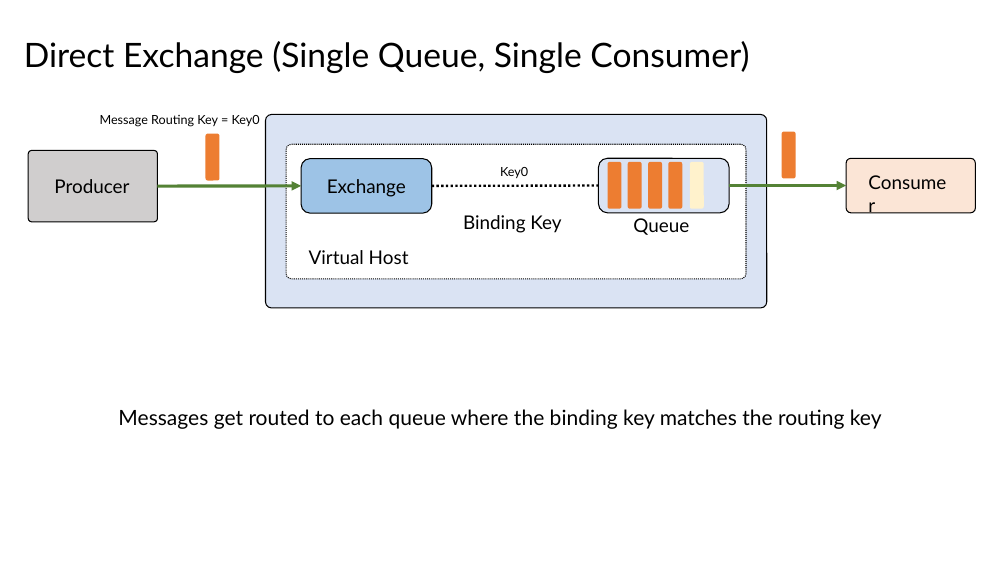
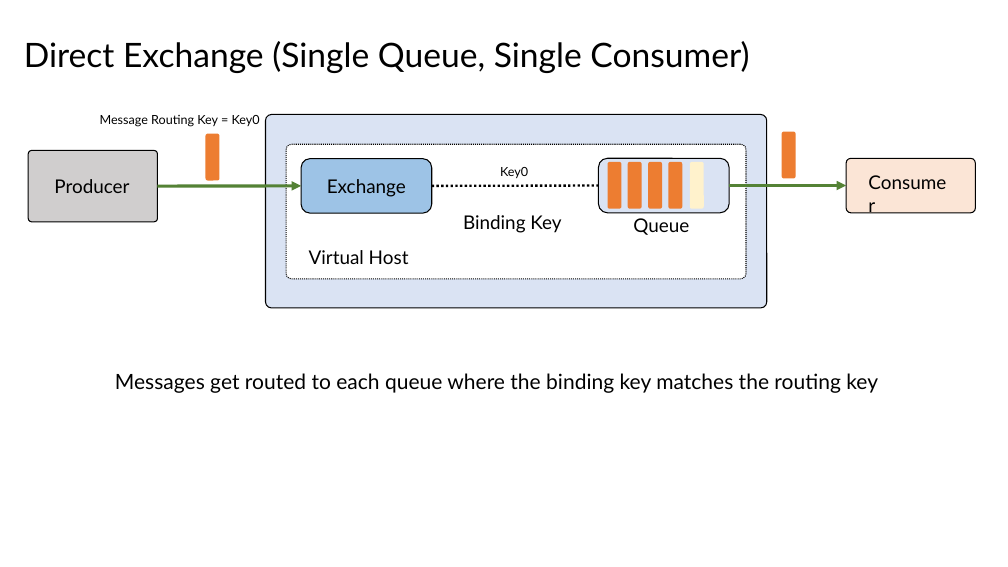
Before and after one commit to roblappcoupa/rabbitmq-presentation, a slide deck: slide 18 of Docs/RabbitMQ.pptx. Drawn at 1008x567 pixels with LibreOffice and Linux fonts; fonts in the diff are those of the drawing. Boxes give left, top, right and bottom in pixels: in the first picture for what was removed or moved away, otherwise in the second. Text is boxed around its words. In the diff, an @@ line names an element or a change of style, - is before the commit and + after.

```diff
--- a/Docs/RabbitMQ.pptx
+++ b/Docs/RabbitMQ.pptx
@@ text "Messages get routed to each ...": place and size @@
-text "Messages get routed to each ..." at <box>118,409,882,429</box>
+text "Messages get routed to each ..." at <box>115,373,878,393</box>
```
Also in this commit, not shown: 6 other slides changed, 11 other files.
